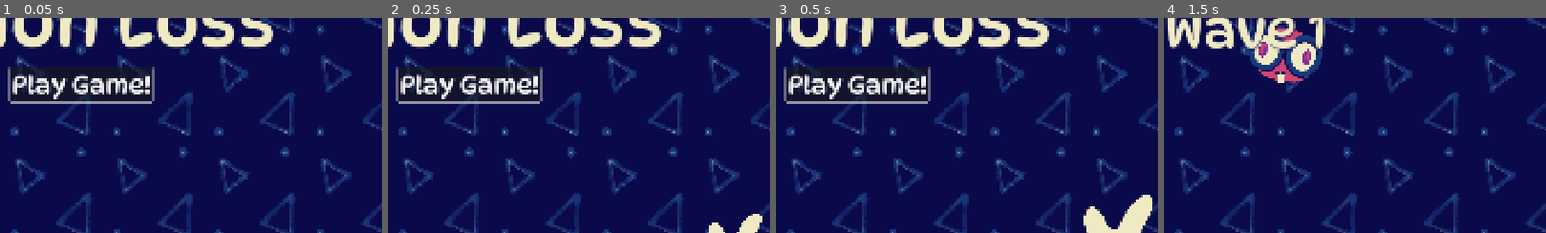
Above: before the commit, frames 1-4 (left to right).
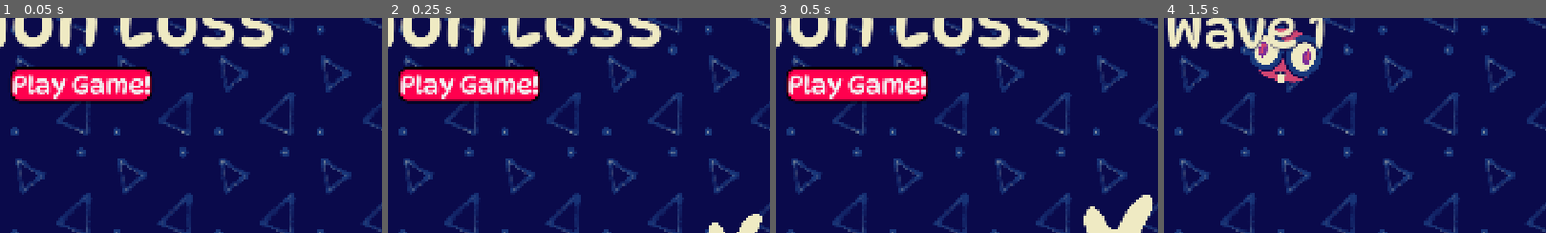
Above: after the commit, the same moments.

Repository: squarepear/ggj-26
Game: Godot game, scene res://menus/main_manu.tscn
Same seed, same stepped clock (60 frames per second), same inputs: the game is played once before the commit and once after it.
Inputs:
- Up to frame 1 (0.05 s): no input
- Up to frame 2 (0.25 s): no input
- Up to frame 3 (0.5 s): no input
- Up to frame 4 (1.5 s): click "Play Game!" at 0.5 s; hold D (move_right) from 1.28 s (still down)
The pictures show only the part of the screen within x 39-89%, y 42-92%; the shares and areas given below are measured in that part.

The runs differ from the first frame. In frame 1, 5.7% of the frame differs, in the area x 2-41%, y 22-40%; in frame 2, 5.7%; in frame 3, 5.7%; in frame 4, nothing differs.

Commit message:
Stylize buttons

Diff:
--- a/project/menus/game_over_menu.tscn
+++ b/project/menus/game_over_menu.tscn
@@ -8,6 +8,54 @@
 corner_radius_top_right = 30
 corner_radius_bottom_right = 30
 corner_radius_bottom_left = 30
+
+[sub_resource type="StyleBoxFlat" id="StyleBoxFlat_p4gbp"]
+bg_color = Color(1, 0, 0.30588236, 1)
+border_width_left = 5
+border_width_top = 5
+border_width_right = 5
+border_width_bottom = 5
+border_color = Color(0, 0, 0, 1)
+corner_radius_top_left = 25
+corner_radius_top_right = 25
+corner_radius_bottom_right = 25
+corner_radius_bottom_left = 25
+
+[sub_resource type="StyleBoxFlat" id="StyleBoxFlat_duaj0"]
+bg_color = Color(1, 0, 0.30588236, 1)
+border_width_left = 5
+border_width_top = 5
+border_width_right = 5
+border_width_bottom = 5
+border_color = Color(0, 0, 0, 1)
+corner_radius_top_left = 25
+corner_radius_top_right = 25
+corner_radius_bottom_right = 25
+corner_radius_bottom_left = 25
+
+[sub_resource type="StyleBoxFlat" id="StyleBoxFlat_j3yah"]
+bg_color = Color(1, 0, 0.30588236, 1)
+border_width_left = 5
+border_width_top = 5
+border_width_right = 5
+border_width_bottom = 5
+border_color = Color(0, 0, 0, 1)
+corner_radius_top_left = 25
+corner_radius_top_right = 25
+corner_radius_bottom_right = 25
+corner_radius_bottom_left = 25
+
+[sub_resource type="StyleBoxFlat" id="StyleBoxFlat_17k2n"]
+bg_color = Color(1, 0, 0.30588236, 1)
+border_width_left = 5
+border_width_top = 5
+border_width_right = 5
+border_width_bottom = 5
+border_color = Color(0, 0, 0, 1)
+corner_radius_top_left = 25
+corner_radius_top_right = 25
+corner_radius_bottom_right = 25
+corner_radius_bottom_left = 25
 
 [node name="GameOverMenu" type="Control" unique_id=1474817016]
 layout_mode = 3
@@ -56,6 +104,10 @@
 layout_mode = 2
 theme_override_colors/font_color = Color(0.9372549, 0.91764706, 0.7647059, 1)
 theme_override_font_sizes/font_size = 128
+theme_override_styles/normal = SubResource("StyleBoxFlat_p4gbp")
+theme_override_styles/pressed = SubResource("StyleBoxFlat_duaj0")
+theme_override_styles/hover = SubResource("StyleBoxFlat_j3yah")
+theme_override_styles/focus = SubResource("StyleBoxFlat_17k2n")
 text = "Play again?"
 
 [connection signal="pressed" from="PanelContainer/VBoxContainer/PlayAgainButton" to="." method="_on_play_again_button_pressed"]
--- a/project/menus/main_manu.tscn
+++ b/project/menus/main_manu.tscn
@@ -5,6 +5,54 @@
 [ext_resource type="Texture2D" uid="uid://em5ikda2vpnt" path="res://world/background.png" id="3_oln31"]
 [ext_resource type="Texture2D" uid="uid://bx2wqofurwsi" path="res://world/background_blue.png" id="4_u4wdd"]
 [ext_resource type="AudioStream" uid="uid://dc3wkwxbc4i17" path="res://menus/GGJ_2026_Menu.ogg" id="5_u4wdd"]
+
+[sub_resource type="StyleBoxFlat" id="StyleBoxFlat_u4wdd"]
+bg_color = Color(1, 0, 0.30588236, 1)
+border_width_left = 5
+border_width_top = 5
+border_width_right = 5
+border_width_bottom = 5
+border_color = Color(0, 0, 0, 1)
+corner_radius_top_left = 25
+corner_radius_top_right = 25
+corner_radius_bottom_right = 25
+corner_radius_bottom_left = 25
+
+[sub_resource type="StyleBoxFlat" id="StyleBoxFlat_0wk0f"]
+bg_color = Color(1, 0, 0.30588236, 1)
+border_width_left = 5
+border_width_top = 5
+border_width_right = 5
+border_width_bottom = 5
+border_color = Color(0, 0, 0, 1)
+corner_radius_top_left = 25
+corner_radius_top_right = 25
+corner_radius_bottom_right = 25
+corner_radius_bottom_left = 25
+
+[sub_resource type="StyleBoxFlat" id="StyleBoxFlat_uacro"]
+bg_color = Color(1, 0, 0.30588236, 1)
+border_width_left = 5
+border_width_top = 5
+border_width_right = 5
+border_width_bottom = 5
+border_color = Color(0, 0, 0, 1)
+corner_radius_top_left = 25
+corner_radius_top_right = 25
+corner_radius_bottom_right = 25
+corner_radius_bottom_left = 25
+
+[sub_resource type="StyleBoxFlat" id="StyleBoxFlat_r8wy3"]
+bg_color = Color(1, 0, 0.30588236, 1)
+border_width_left = 5
+border_width_top = 5
+border_width_right = 5
+border_width_bottom = 5
+border_color = Color(0, 0, 0, 1)
+corner_radius_top_left = 25
+corner_radius_top_right = 25
+corner_radius_bottom_right = 25
+corner_radius_bottom_left = 25
 
 [sub_resource type="TileSetAtlasSource" id="TileSetAtlasSource_0wk0f"]
 texture = ExtResource("3_oln31")
@@ -68,6 +116,10 @@
 grow_horizontal = 2
 grow_vertical = 2
 theme_override_font_sizes/font_size = 64
+theme_override_styles/normal = SubResource("StyleBoxFlat_u4wdd")
+theme_override_styles/pressed = SubResource("StyleBoxFlat_0wk0f")
+theme_override_styles/hover = SubResource("StyleBoxFlat_uacro")
+theme_override_styles/focus = SubResource("StyleBoxFlat_r8wy3")
 text = "Play Game!"
 
 [node name="Timer" type="Timer" parent="." unique_id=907609261]
